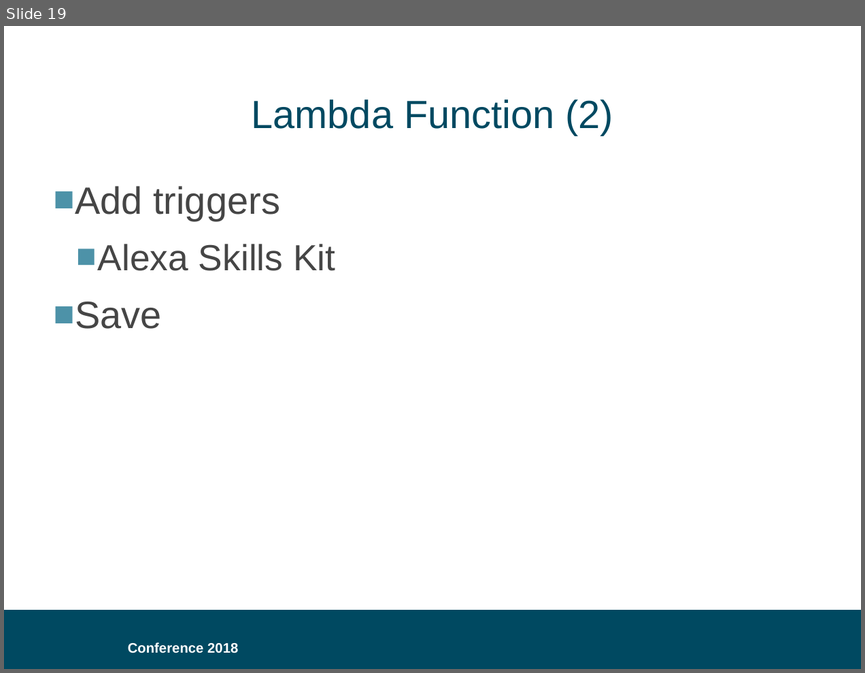
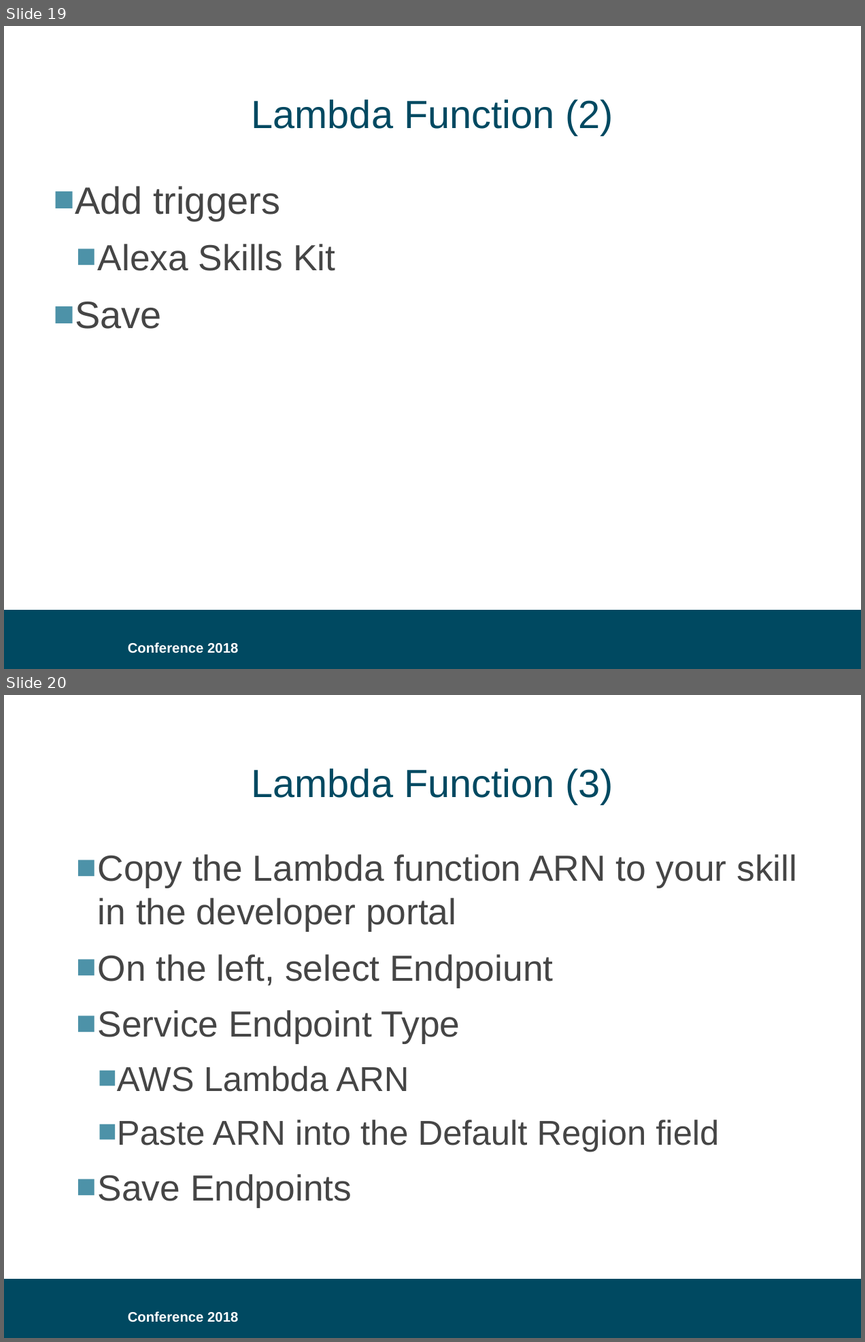
Before and after one commit to bklug/introductory-alexa-workshop, a slide deck: build-an-alexa-skill-for.pptx. Shown one above the other, each under a label of ours: slide 19 before the commit, slides 19 and 20 after it. The pictures are 865x673 and 865x1342 pixels, drawn with LibreOffice and Linux fonts; fonts in the diff are those of the drawing; background and template pictures are left out. Boxes give left, top, right and bottom in pixels: in the first picture for what was removed or moved away, otherwise in the second. Text is boxed around its words. In the diff, an @@ line names an element or a change of style, - is before the commit and + after.

```diff
--- a/build-an-alexa-skill-for.pptx
+++ b/build-an-alexa-skill-for.pptx
@@ slide 20 added at [4, 695, 861, 1338], background #FFFFFF; not listed: 2 template elements that a slide beside it also shows @@
@@ title added at [252, 768, 613, 804], 33 pt, text #004961 @@
+Lambda Function (3)
@@ text added at [98, 854, 797, 1207], 30.5 pt, text #454545 @@
+  ■ Copy the Lambda function ARN to your skill in the developer portal
+  ■ On the left, select Endpoiunt
+  ■ Service Endpoint Type
+    ■ AWS Lambda ARN
+    ■ Paste ARN into the Default Region field
+  ■ Save Endpoints
```
Also in this commit, not shown: 7 other slides added.
